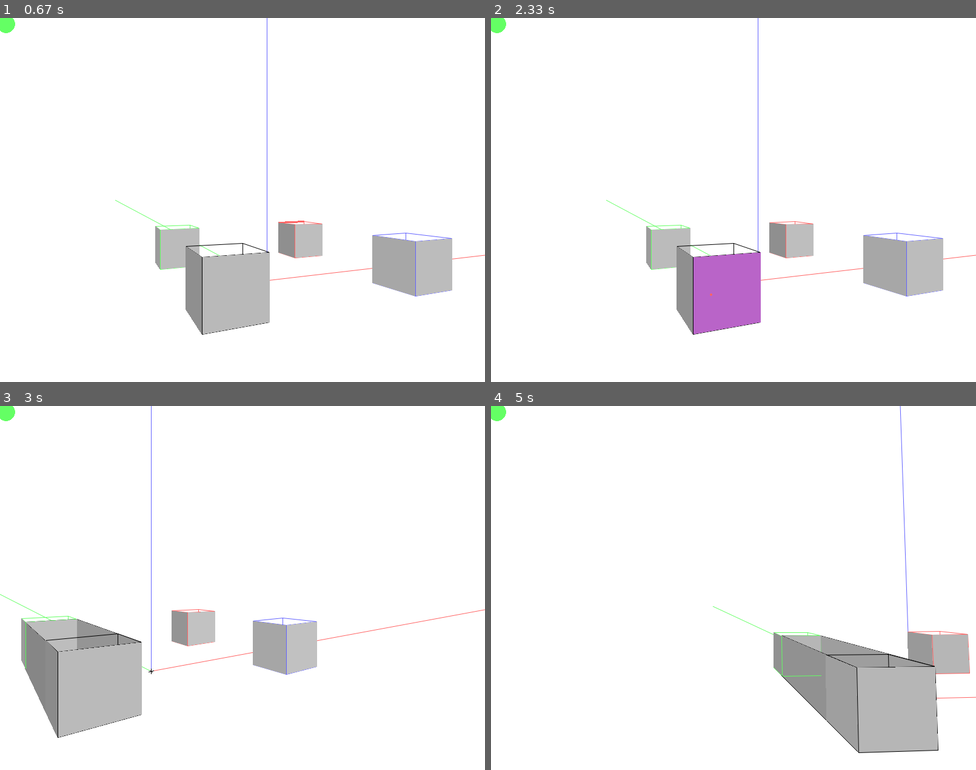
Above: before the commit, frames 1-4 (two rows, left to right).
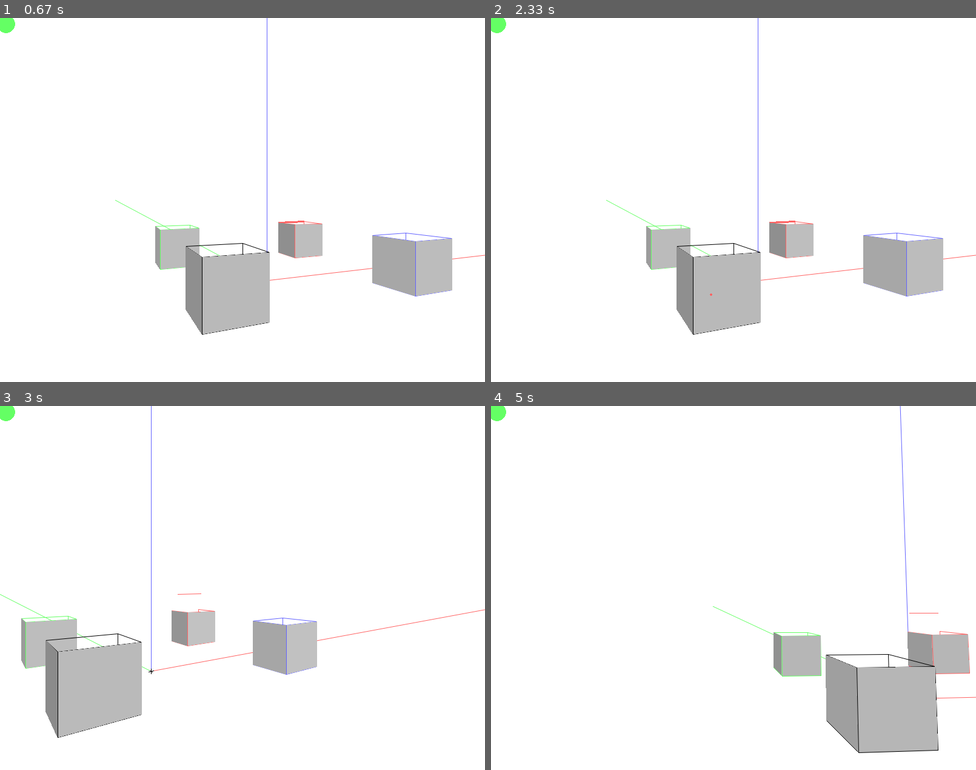
Above: after the commit, the same moments.

Repository: qsorix/draw-3d
Game: pygame game, started from main.py
Two runs of this game, one before a commit and one after it. Both use one fixed random seed, a clock stepped at 60 frames per second and the inputs below.
Inputs (mouse positions are in pixels of both pictures, inside the frame that each line leads up to):
- Up to frame 1 (0.67 s): press the mouse at (397, 189) at 0.37 s; move the mouse to (320, 207) at 0.47 s; release the mouse at (242, 221) at 0.6 s
- Up to frame 2 (2.33 s): tap M at 0.67 s; press the mouse at (888, 189) at 2.03 s; move the mouse to (801, 243) at 2.13 s; release the mouse at (709, 294) at 2.27 s
- Up to frame 3 (3 s): click (242, 631) at 2.38 s; hold Right from 2.67 s (still down); hold D from 2.67 s (still down); tap F at 2.73 s; click (426, 726) at 2.75 s
- Up to frame 4 (5 s): tap F at 3.03, 3.23, 3.53, 3.8, 4.13, 4.43, 4.57, 4.97 s; release Right at 3.13 s; release D at 3.13 s; hold Left 3.17-3.7 s; hold A 3.17-3.7 s; click (859, 646) at 3.25 s; hold Down 3.73-4.03 s; hold S 3.73-4.03 s; click (665, 511) at 3.82 s; hold Left 4.07-4.47 s; hold A 4.07-4.47 s; click (830, 558) at 4.15 s; hold Up 4.5-4.87 s; hold W 4.5-4.87 s; click (859, 555) at 4.58 s; hold Right from 4.9 s (still down); hold D from 4.9 s (still down); click (903, 682) at 4.98 s

Frame 1 is identical in both runs. In frame 2, 2.8% of the frame differs, in the area x 41-63%, y 55-87%; in frame 3, 1.3%; in frame 4, 2.2%.

Commit message:
Move tool

Diff:
--- a/main.py
+++ b/main.py
@@ -13,6 +13,7 @@
 from tools.line import ToolLine
 from tools.pull import ToolPull
 from tools.wall import ToolWall
+from tools.move import ToolMove
 
 from objects import S, Wall
 
@@ -449,7 +450,7 @@
         if pygame.K_l in self.pressed:
             self._set_tool(ToolLine(self))
         if pygame.K_m in self.pressed:
-            self._set_tool(ToolPull(self))
+            self._set_tool(ToolMove(self))
         if pygame.K_p in self.pressed:
             self._set_tool(ToolPull(self))
         if pygame.K_r in self.pressed:
@@ -603,6 +604,16 @@
         return pick_plane_not_facing_camera(self.camera_angle,
                                             self.camera_angle_vert)
 
+    def move_selected(self, vector):
+        for o in self.objects_iter():
+            if not o.active:
+                continue
+
+            for p in o.vertices_iter():
+                p.x += vector.x
+                p.y += vector.y
+                p.z += vector.z
+
 s = Starter()
 
 s.mainLoop(30)
--- /dev/null
+++ b/tools/move.py
@@ -0,0 +1,42 @@
+from tools import Tool
+import pygame
+from colors import *
+from objects import S
+import funcs
+from funcs import vector_from_to, P
+
+class ToolMove(Tool):
+    def reset(self):
+        self.start = None
+        self.end = None
+        self.deactivate()
+
+    def activate(self):
+        pygame.mouse.set_cursor(*pygame.cursors.broken_x)
+
+    def mouseMotion(self, buttons, pos, rel):
+        if not self.start:
+            points = self.wnd.get_objects_pointed_at(*pos)
+            if points:
+                self.wnd.drawn_indicators = [points[0][1]]
+            return
+
+        points = self.wnd.get_objects_pointed_at(*pos)
+        if points:
+            self.end = points[0][1]
+            self.wnd.drawn_indicators = [self.start, self.end]
+            self.wnd.drawn_segments = [S(self.start, self.end, gray)]
+
+    def mouseUp(self, button, pos):
+        if not self.start:
+            points = self.wnd.get_objects_pointed_at(*pos)
+            if points:
+                self.start = points[0][1]
+            self.wnd.drawn_indicators = [self.start]
+
+        else:
+            if self.start and self.end:
+                self.wnd.move_selected(vector_from_to(self.start, self.end))
+
+            self.start = None
+            self.end = None
